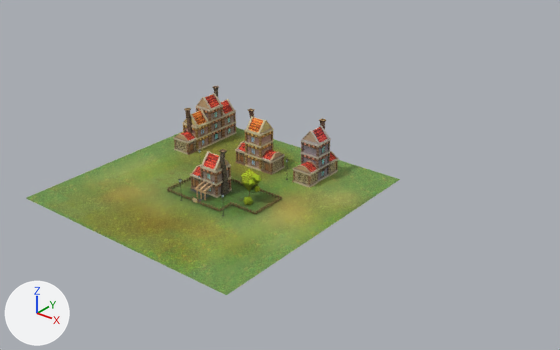
The FBX model 3ds Max/Samples/sourceModels/CartoonHouses/CartoonHouses.FBX: old version first, new version second.
Before and after are seen from a 50 mm lens placed at (127.8, -133.1, 84.4), pointed at (6.1, 18.9, -9.9). The axes (+X, +Y, +Z) are drawn at lower left. The lights are the same throughout. The picture after the commit comes second. Both versions are drawn at frame 1 of the action 'Take 001'; the numbers are the values there.

Objects in the first picture: 'Object002', 'Object005', 'Object007', 'Object008', 'Object009', 'Sol', 'arbre', 'cloture', 'maison', 'maison001', 'maison002', 'rdc', 'rdc001', 'rdc002', 'rdc003', 'rdc004', 'rdc005'.
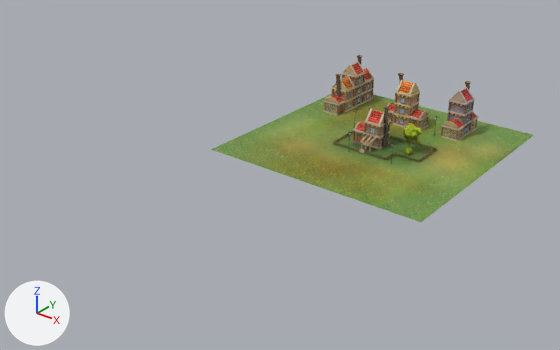
Boxes (x1, y1, x2, y2) around the edits, measured in the pictures (560 x 350 px):
'Sol', moved
    before: (26, 127, 400, 295)
    after: (211, 94, 534, 222)
'maison', moved
    before: (195, 149, 232, 201)
    after: (360, 106, 391, 151)
'Object005', moved
    before: (244, 116, 274, 171)
    after: (393, 80, 420, 128)
'Object007', moved
    before: (301, 125, 331, 182)
    after: (447, 87, 475, 137)
'maison002', moved
    before: (196, 86, 224, 145)
    after: (342, 55, 366, 107)
'maison001', moved
    before: (179, 108, 211, 150)
    after: (325, 74, 356, 112)
'rdc005', moved
    before: (292, 161, 319, 188)
    after: (440, 118, 464, 142)
'rdc003', moved
    before: (261, 148, 285, 175)
    after: (409, 109, 429, 130)
'rdc001', moved
    before: (173, 130, 198, 155)
    after: (324, 94, 345, 116)
'arbre', moved
    before: (241, 169, 262, 205)
    after: (403, 123, 423, 155)
'Object002', moved
    before: (220, 99, 236, 139)
    after: (363, 67, 374, 103)
'cloture', moved
    before: (167, 177, 282, 214)
    after: (333, 131, 437, 162)
'rdc', moved
    before: (190, 165, 201, 190)
    after: (352, 121, 364, 144)
'rdc002', moved
    before: (235, 141, 246, 166)
    after: (384, 102, 394, 124)
'rdc004', moved
    before: (329, 151, 339, 176)
    after: (471, 112, 478, 132)
'Object009', moved
    before: (319, 118, 326, 130)
    after: (465, 81, 471, 89)
'Object008', moved
    before: (248, 108, 255, 118)
    after: (398, 73, 404, 83)

Patch to the scene script:
```diff
--- a/3ds Max/Samples/sourceModels/CartoonHouses/CartoonHouses.FBX.py
+++ b/3ds Max/Samples/sourceModels/CartoonHouses/CartoonHouses.FBX.py
@@ ob_arbre @@
 ob_arbre = bpy.data.objects.new('arbre', me_mesh_003)
-ob_arbre.location = (11.8, -0.1, -4.3)
+ob_arbre.location = (28.0, 52.4, -4.3)
 ob_arbre.rotation_euler = (1.571, 0.0, 0.0)  # degrees (90, 0, 0)
@@ ob_object008 @@
 ob_object008 = bpy.data.objects.new('Object008', me_mesh_026)
-ob_object008.location = (-3.5, 18.1, 1.2)
+ob_object008.location = (12.7, 70.6, 1.2)
 ob_object008.rotation_euler = (0.0, 0.0, 3.142)  # degrees (0, 0, 180)
@@ ob_rdc001 @@
 ob_rdc001 = bpy.data.objects.new('rdc001', me_mesh_010)
-ob_rdc001.location = (-24.1, 12.6, -5.8)
+ob_rdc001.location = (-7.8, 65.1, -5.8)
 ob_rdc001.rotation_euler = (1.571, 0.0, 1.571)  # degrees (90, 0, 90)
@@ ob_rdc005 @@
 ob_rdc005 = bpy.data.objects.new('rdc005', me_mesh_015)
-ob_rdc005.location = (15.9, 17.6, -5.8)
+ob_rdc005.location = (32.2, 70.1, -5.8)
@@ ob_object009 @@
 ob_object009 = bpy.data.objects.new('Object009', me_mesh_027)
-ob_object009.location = (15.7, 25.0, 0.9)
+ob_object009.location = (32.0, 77.5, 0.9)
 ob_object009.rotation_euler = (0.0, 0.0, 1.571)  # degrees (0, 0, 90)
@@ ob_rdc002 @@
 ob_rdc002 = bpy.data.objects.new('rdc002', me_mesh_012)
-ob_rdc002.location = (-5.2, 18.2, -5.8)
+ob_rdc002.location = (11.1, 70.8, -5.8)
 ob_rdc002.rotation_euler = (1.571, 0.0, 0.0)  # degrees (90, 0, 0)
@@ ob_cloture @@
 ob_cloture = bpy.data.objects.new('cloture', me_mesh_004)
-ob_cloture.location = (4.6, -4.4, -8.0)
+ob_cloture.location = (20.8, 48.1, -8.0)
@@ ob_rdc @@
 ob_rdc = bpy.data.objects.new('rdc', me_mesh_001)
-ob_rdc.location = (-3.8, -1.2, -5.8)
+ob_rdc.location = (12.4, 51.3, -5.8)
 ob_rdc.rotation_euler = (1.571, 0.0, 0.0)  # degrees (90, 0, 0)
@@ ob_maison002 @@
 ob_maison002 = bpy.data.objects.new('maison002', me_mesh_025)
-ob_maison002.location = (-24.0, 22.9, -3.0)
+ob_maison002.location = (-7.7, 75.4, -3.0)
 ob_maison002.rotation_euler = (0.0, 0.0, 1.571)  # degrees (0, 0, 90)
@@ ob_maison001 @@
 ob_maison001 = bpy.data.objects.new('maison001', me_mesh_008)
-ob_maison001.location = (-24.0, 17.1, -6.5)
+ob_maison001.location = (-7.7, 69.7, -6.5)
 ob_maison001.rotation_euler = (0.0, 0.0, -1.571)  # degrees (0, 0, -90)
@@ ob_rdc003 @@
 ob_rdc003 = bpy.data.objects.new('rdc003', me_mesh_013)
-ob_rdc003.location = (3.9, 18.2, -5.8)
+ob_rdc003.location = (20.1, 70.8, -5.8)
@@ ob_sol @@
 ob_sol = bpy.data.objects.new('Sol', me_mesh_002)
-ob_sol.location = (0.0, 0.0, -8.5)
+ob_sol.location = (16.2, 52.5, -8.5)
@@ ob_object002 @@
 ob_object002 = bpy.data.objects.new('Object002', me_mesh_009)
-ob_object002.location = (-24.0, 28.6, -3.2)
+ob_object002.location = (-7.7, 81.1, -3.2)
 ob_object002.rotation_euler = (0.0, 0.0, -1.571)  # degrees (0, 0, -90)
@@ ob_rdc004 @@
 ob_rdc004 = bpy.data.objects.new('rdc004', me_mesh_014)
-ob_rdc004.location = (15.9, 26.7, -5.8)
+ob_rdc004.location = (32.2, 79.2, -5.8)
 ob_rdc004.rotation_euler = (1.571, 0.0, -1.571)  # degrees (90, 0, -90)
@@ ob_maison @@
 ob_maison = bpy.data.objects.new('maison', me_mesh)
-ob_maison.location = (0.7, -1.2, -6.5)
+ob_maison.location = (17.0, 51.4, -6.5)
@@ ob_object005 @@
 ob_object005 = bpy.data.objects.new('Object005', me_mesh_011)
-ob_object005.location = (-0.6, 18.1, -3.2)
+ob_object005.location = (15.6, 70.6, -3.2)
 ob_object005.rotation_euler = (0.0, 0.0, 3.142)  # degrees (0, 0, 180)
@@ ob_object007 @@
 ob_object007 = bpy.data.objects.new('Object007', me_mesh_016)
-ob_object007.location = (15.8, 22.1, -3.2)
+ob_object007.location = (32.0, 74.7, -3.2)
 ob_object007.rotation_euler = (0.0, 0.0, 1.571)  # degrees (0, 0, 90)
```
